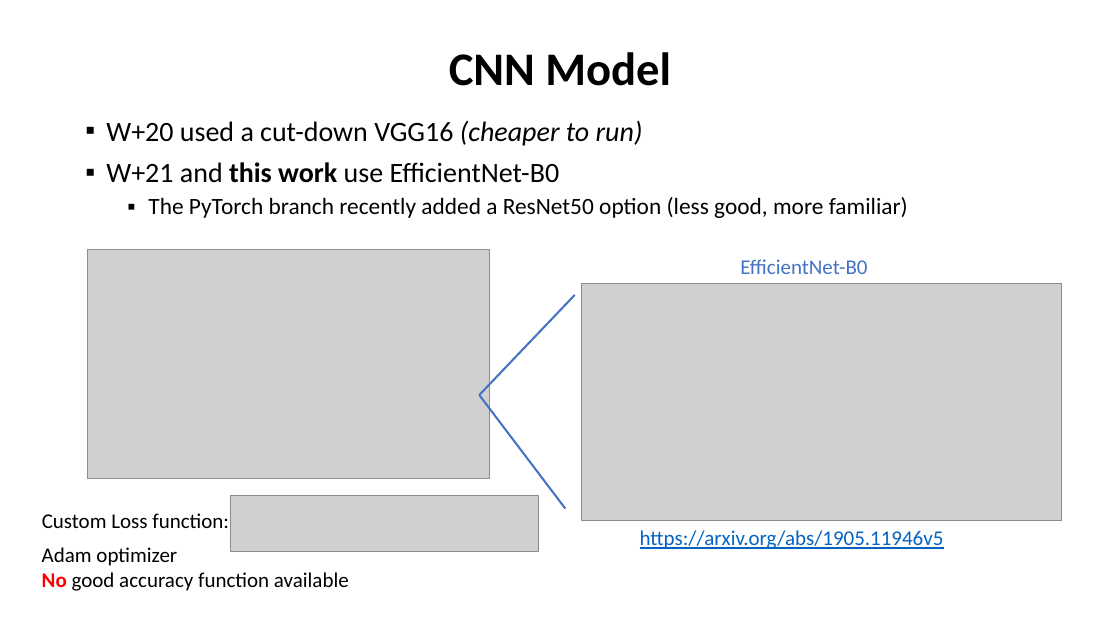
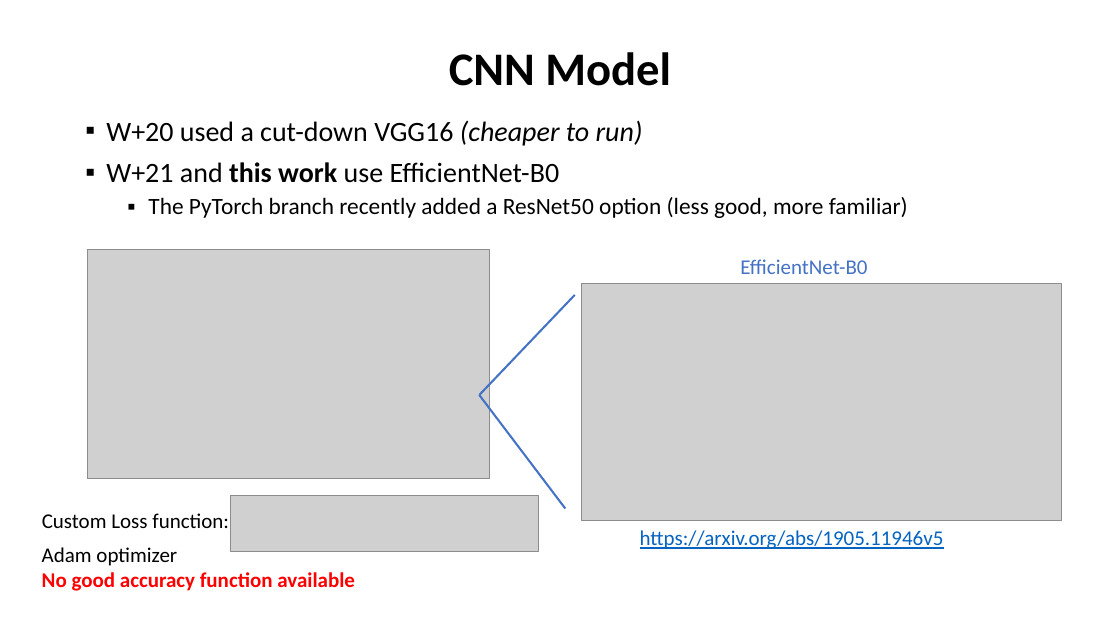
Before and after one commit to colinleach/proj502, a slide deck: slide 10 of project_report/Colin Leach project for ASTR 502.pptx. Drawn at 1120x630 pixels with LibreOffice and Linux fonts; fonts in the diff are those of the drawing; grey boxes stand for pictures. Boxes give left, top, right and bottom in pixels: in the first picture for what was removed or moved away, otherwise in the second. Text is boxed around its words. In the diff, an @@ line names an element or a change of style, - is before the commit and + after.

```diff
--- a/project_report/Colin Leach project for ASTR 502.pptx
+++ b/project_report/Colin Leach project for ASTR 502.pptx
@@ text at (42, 572, 355, 591): text colour #000000 to #FF0000, bold on in "good accuracy function available" @@
```
Also in this commit, not shown: 5 other slides changed, 9 other files.
